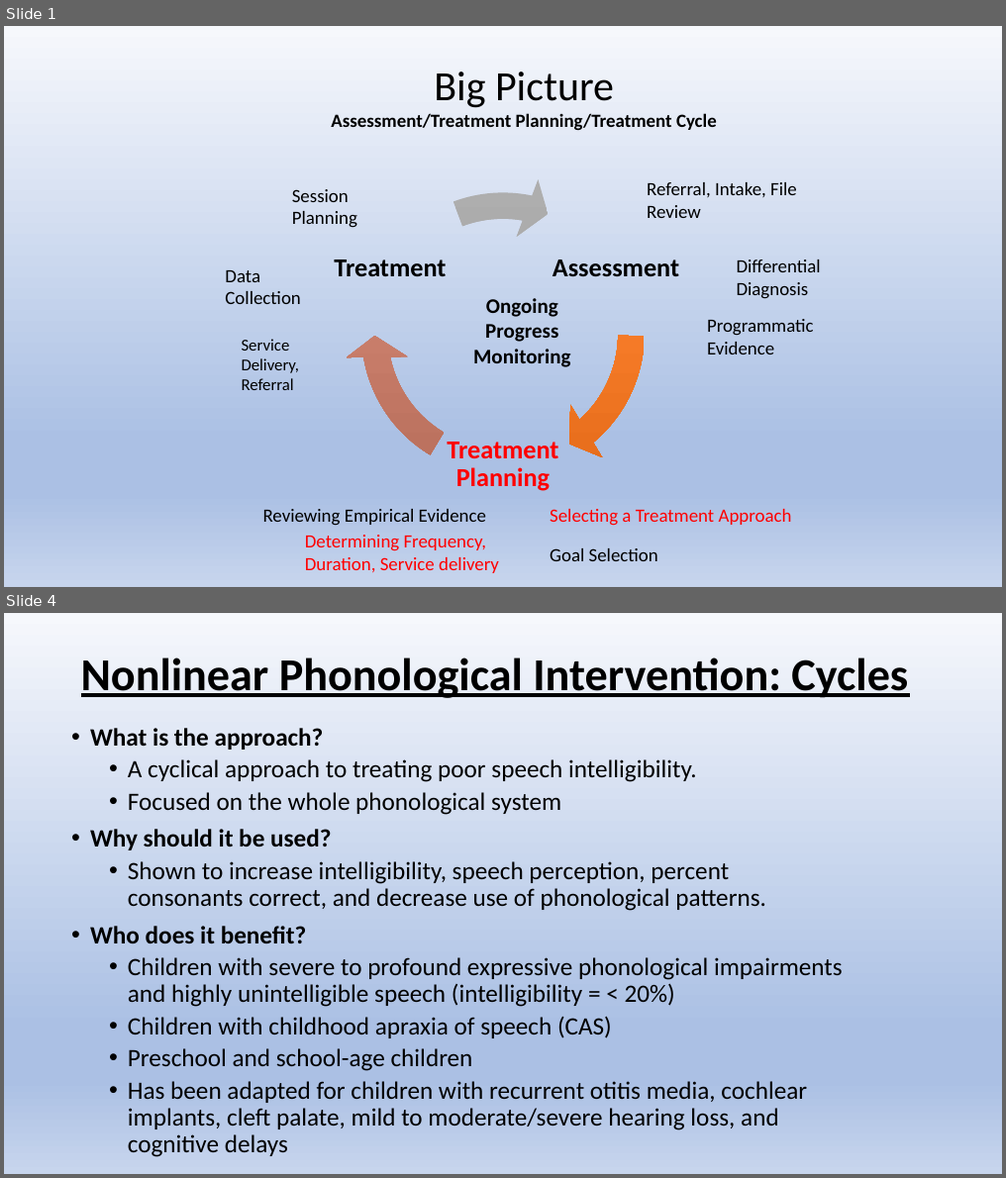
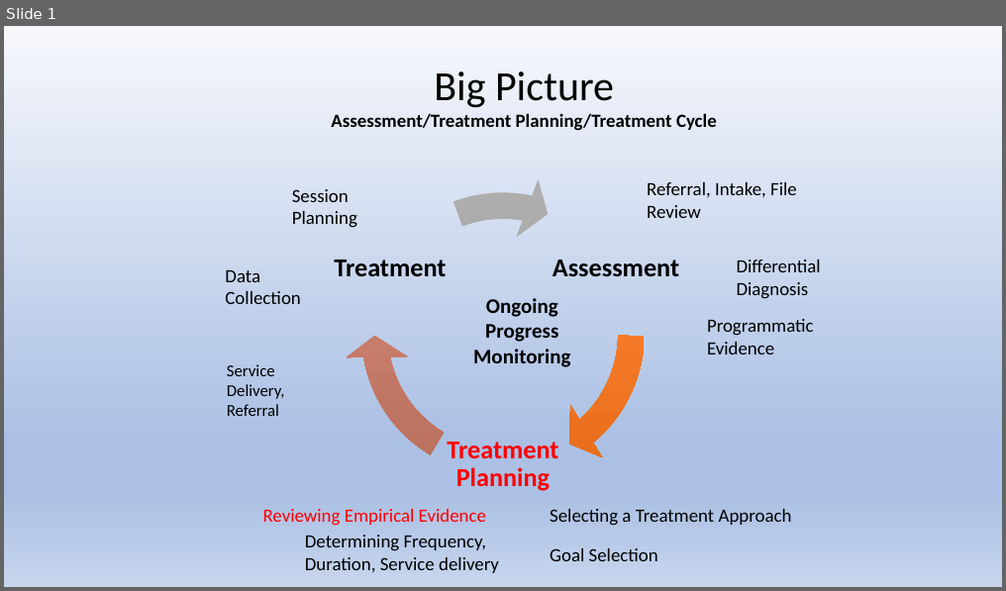
Before and after one commit to Jim-Wright90/cds431_sp22, a slide deck: slides/cds431_week5_1.pptx. Shown one above the other, each under a label of ours: slides 1 and 4 before the commit, slide 1 after it; the slides between them are not shown. The pictures are 1006x1178 and 1006x591 pixels, drawn with LibreOffice and Linux fonts; fonts in the diff are those of the drawing. Boxes give left, top, right and bottom in pixels: in the first picture for what was removed or moved away, otherwise in the second. Text is boxed around its words. In the diff, an @@ line names an element or a change of style, - is before the commit and + after.

```diff
--- a/slides/cds431_week5_1.pptx
+++ b/slides/cds431_week5_1.pptx
@@ slide 4 removed at [4, 613, 1002, 1174], background gradient #F6F8FC to #ABC0E4 to #C7D5ED @@
@@ title removed at [81, 658, 908, 698] @@
-Nonlinear Phonological Intervention: Cycles
@@ text removed at [90, 728, 843, 1157] @@
-• What is the approach?
-  • A cyclical approach to treating poor speech intelligibility.
-  • Focused on the whole phonological system
-• Why should it be used?
-  • Shown to increase intelligibility, speech perception, percent consonants correct, and decrease use of phonological patterns.
-• Who does it benefit?
-  • Children with severe to profound expressive phonological impairments and highly unintelligible speech (intelligibility = < 20%)
-  • Children with childhood apraxia of speech (CAS)
-  • Preschool and school-age children
-  • Has been adapted for children with recurrent otitis media, cochlear implants, cleft palate, mild to moderate/severe hearing loss, and cognitive delays
@@ slide 1 changed as well @@
@@ text "Service Delivery, Referral": place and size @@
-text "Service Delivery, Referral" at [242, 339, 300, 390]
+text "Service Delivery, Referral" at [227, 365, 285, 416]
@@ text "Reviewing Empirical Evidence" at [263, 509, 486, 526]: text colour #000000 to #FF0000 @@
@@ text "Selecting a Treatment Approach" at [549, 509, 792, 526]: text colour #FF0000 to #000000 @@
@@ text "Determining Frequency, Duration, Service delivery" at [305, 535, 499, 573]: text colour #FF0000 to #000000 @@
```
Also in this commit, not shown: 18 slides added, 28 other slides removed, 13 other files.
